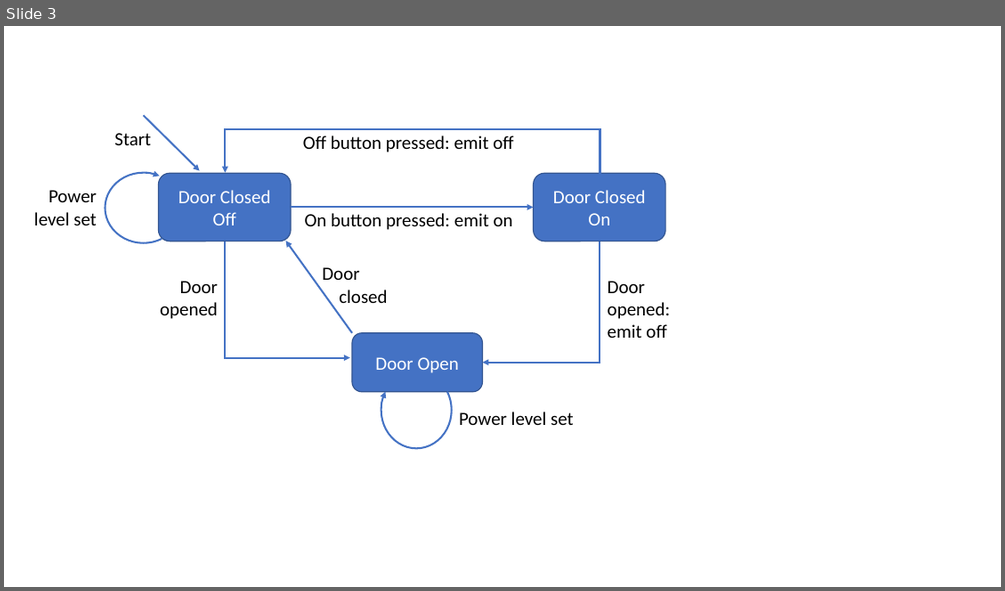
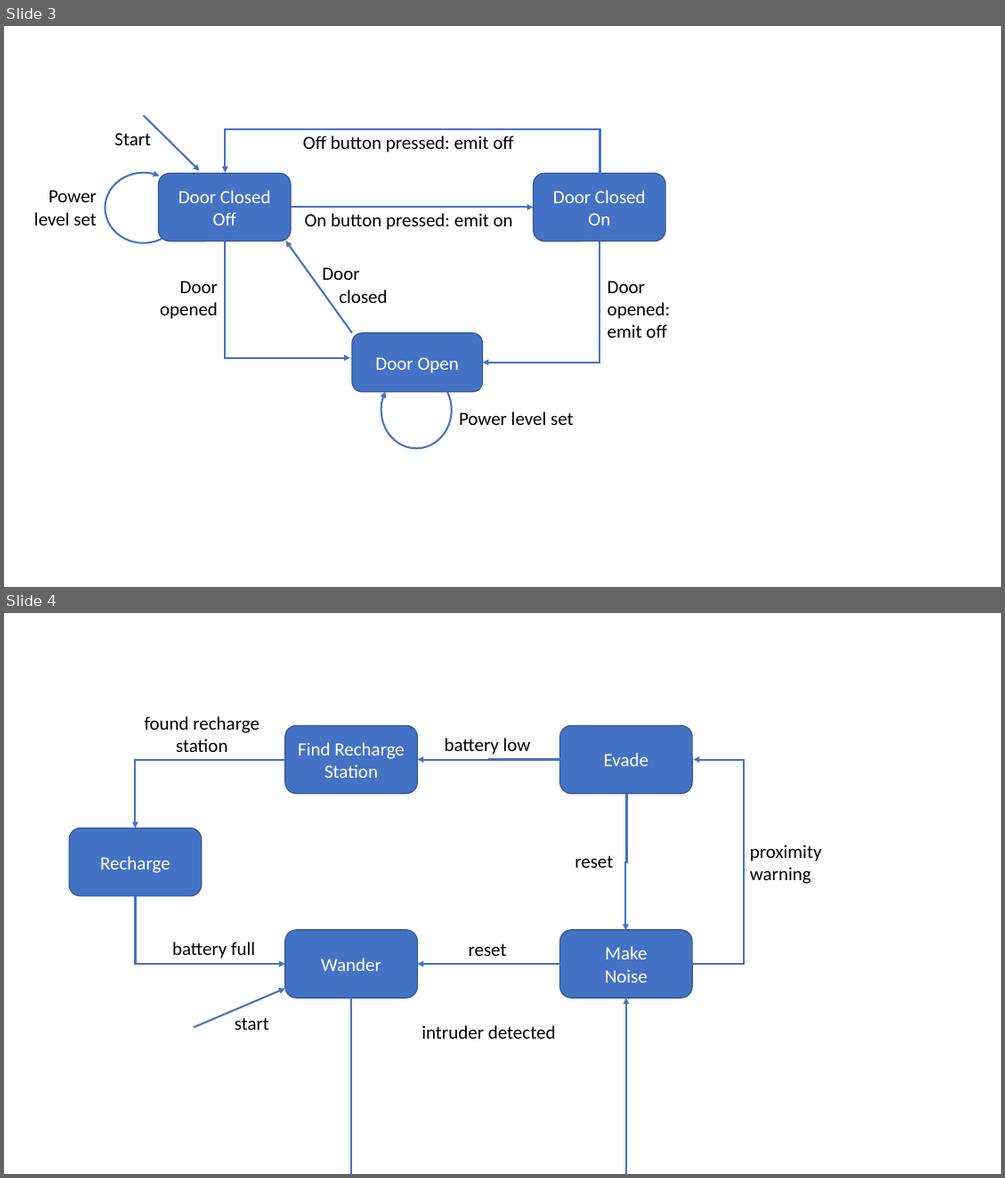
Before and after one commit to klavins/ECEP520, a slide deck: week_7/slides.pptx. Shown one above the other, each under a label of ours: slide 3 before the commit, slides 3 and 4 after it. The pictures are 1005x591 and 1005x1178 pixels, drawn with LibreOffice and Linux fonts; fonts in the diff are those of the drawing. Boxes give left, top, right and bottom in pixels: in the first picture for what was removed or moved away, otherwise in the second. Text is boxed around its words. In the diff, an @@ line names an element or a change of style, - is before the commit and + after.

```diff
--- a/week_7/slides.pptx
+++ b/week_7/slides.pptx
@@ slide 4 added at (4,613,1001,1174), background #FFFFFF @@
@@ text added at (145,716,259,752), 18 pt, text #000000 @@
+found recharge station
@@ rounded rectangle added at (285,725,418,793), fill #4472C4, outline #325491 1 pt, 18 pt, text #FFFFFF @@
+Find Recharge
+Station
@@ text added at (445,738,531,755), 18 pt, text #000000 @@
+battery low
@@ rounded rectangle added at (560,725,693,793), fill #4472C4, outline #325491 1 pt, 18 pt, text #FFFFFF @@
+Evade
@@ elbow arrow added from (285, 760) to (136, 827), #4472C4 1.75 pt @@
@@ elbow arrow added from (560, 760) to (418, 760), #4472C4 1.75 pt @@
@@ elbow arrow added from (693, 964) to (694, 760), #4472C4 1.75 pt @@
@@ elbow arrow added from (627, 794) to (625, 930), #4472C4 1.75 pt @@
@@ rounded rectangle added at (69,827,202,896), fill #4472C4, outline #325491 1 pt, 18 pt, text #FFFFFF @@
+Recharge
@@ text added at (750,844,822,884), 18 pt, text #000000 @@
+proximity warning
@@ text added at (574,855,613,868), 18 pt, text #000000 @@
+reset
@@ elbow arrow added from (136, 896) to (285, 964), #4472C4 1.75 pt @@
@@ rounded rectangle added at (285,930,418,998), fill #4472C4, outline #325491 1 pt, 18 pt, text #FFFFFF @@
+Wander
@@ rounded rectangle added at (560,930,693,998), fill #4472C4, outline #325491 1 pt, 18 pt, text #FFFFFF @@
+Make
+Noise
@@ text added at (172,941,255,958), 18 pt, text #000000 @@
+battery full
@@ text added at (469,943,507,956), 18 pt, text #000000 @@
+reset
@@ elbow arrow added from (560, 964) to (418, 964), #4472C4 1.75 pt @@
@@ arrow added from (194, 1027) to (285, 989), #4472C4 1.75 pt @@
@@ elbow arrow added from (351, 998) to (626, 998), #4472C4 1.75 pt @@
@@ text added at (235,1017,269,1030), 18 pt, text #000000 @@
+start
@@ text added at (421,1025,556,1038), 18 pt, text #000000 @@
+intruder detected
```
Also in this commit, not shown: 2 other files.
